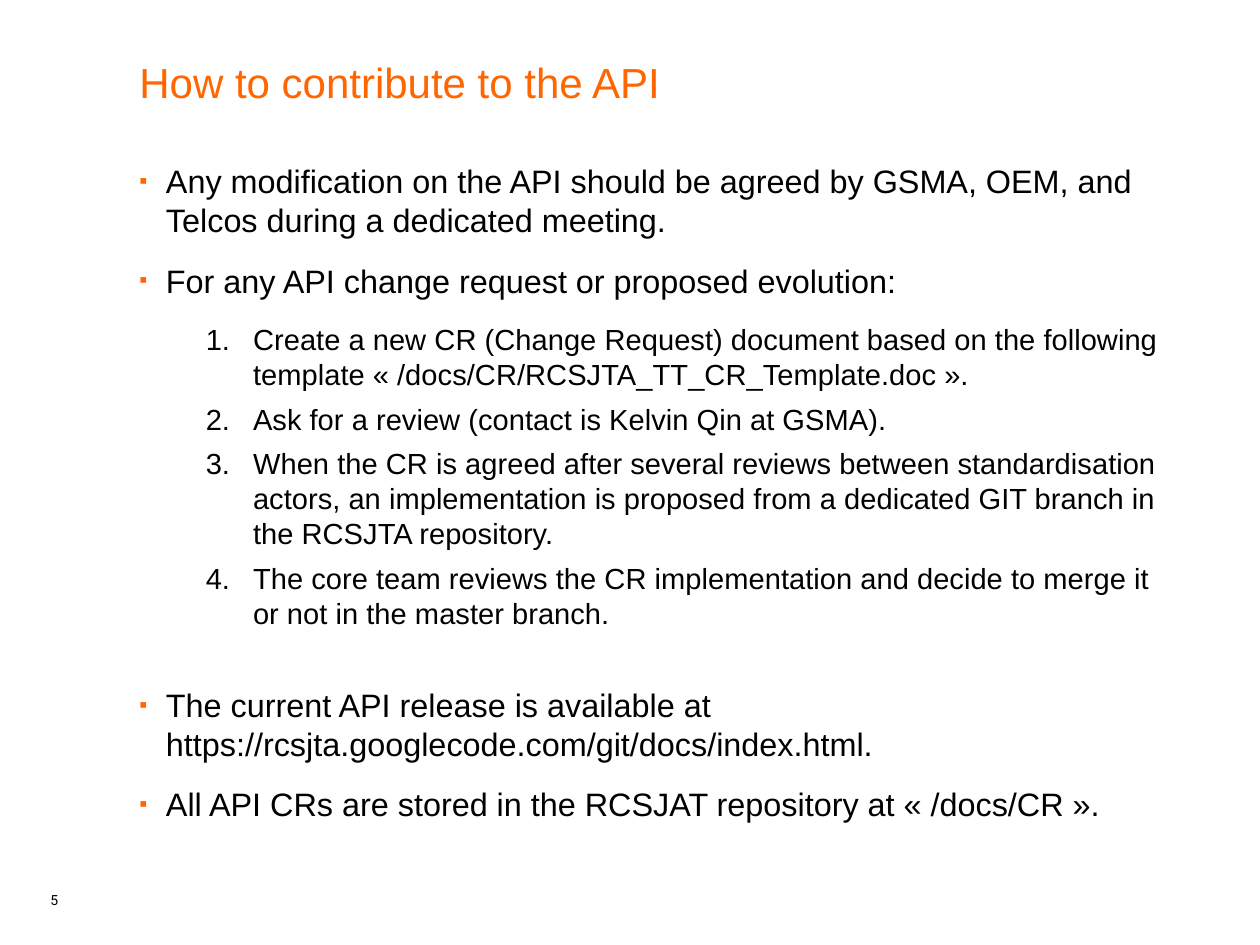
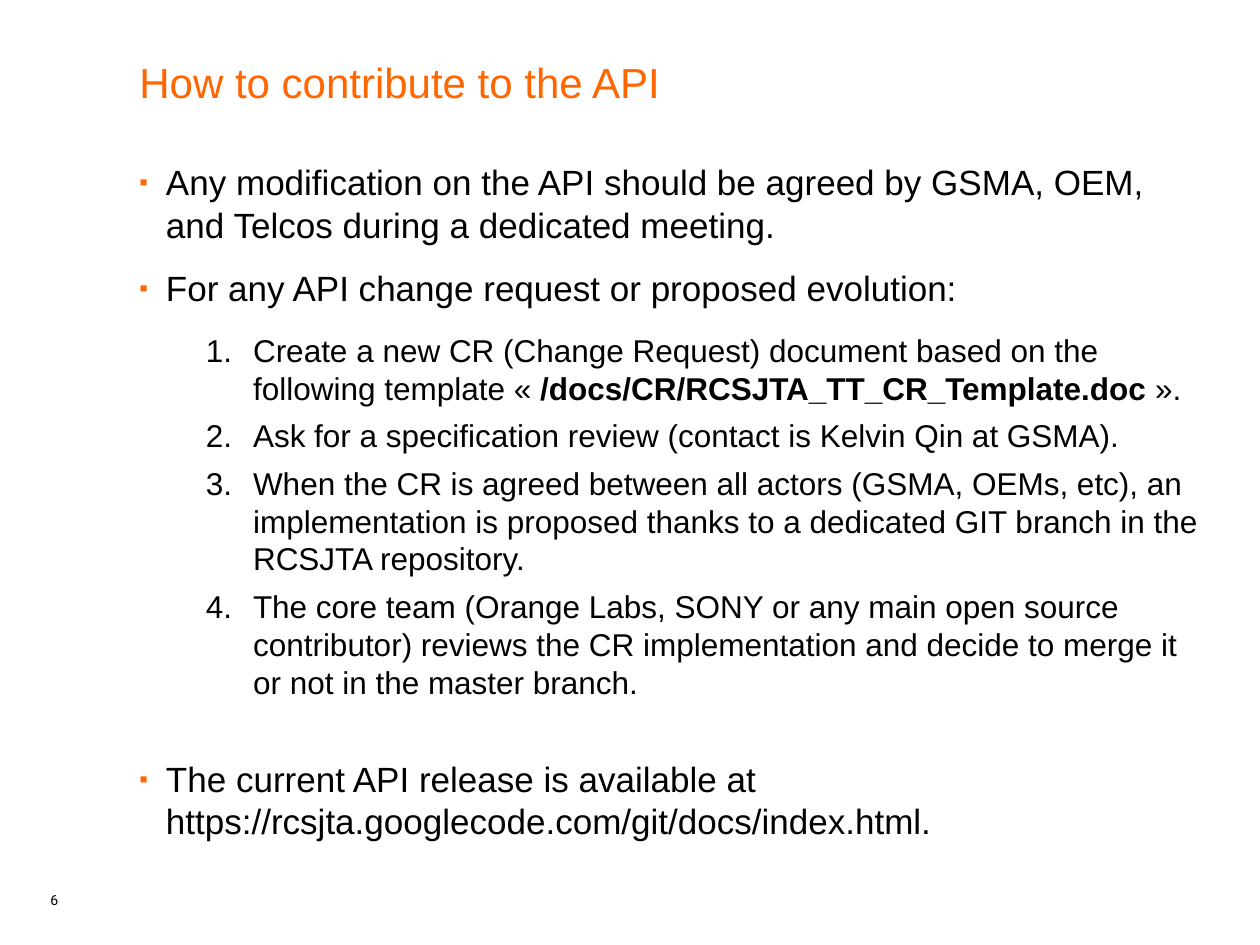
Before and after one commit to android-rcs/rcsjta, a slide deck: slide 6 of docs/RCSJTA_open_source.ppt (slide 5 before the commit). Drawn at 1260x945 pixels with LibreOffice and Linux fonts; fonts in the diff are those of the drawing. Boxes give left, top, right and bottom in pixels: in the first picture for what was removed or moved away, otherwise in the second. Text is boxed around its words. In the diff, an @@ line names an element or a change of style, - is before the commit and + after.

Commit message:
Update docs

```diff
--- a/docs/RCSJTA_open_source.ppt
+++ b/docs/RCSJTA_open_source.ppt
@@ text at bbox=[166, 169, 1146, 841]: size 18.5 to 20 pt in "Any modification on the API should be ...", "For any API change request or proposed ...", "The current API release is available at ..."; size 16.6 to 18 pt in "Create a new CR (Change Request) document ..."; bold on in "/docs/CR/RCSJTA_TT_CR_Template.doc" @@
@@ text at bbox=[253, 424, 1198, 695]: text changed; size 16.6 to 18 pt @@
-  2. Ask for a review (contact is Kelvin Qin at GSMA).
-  3. When the CR is agreed after several reviews between standardisation actors, an implementation is proposed from a dedicated GIT branch in the RCSJTA repository.
-  4. The core team reviews the CR implementation and decide to merge it or not in the master branch.
+  2. Ask for a specification review (contact is Kelvin Qin at GSMA).
+  3. When the CR is agreed between all actors (GSMA, OEMs, etc), an implementation is proposed thanks to a dedicated GIT branch in the RCSJTA repository.
+  4. The core team (Orange Labs, SONY or any main open source contributor) reviews the CR implementation and decide to merge it or not in the master branch.
@@ text at bbox=[166, 792, 1064, 823]: paragraph removed @@
-▪ All API CRs are stored in the RCSJAT repository at « /docs/CR ».
@@ page number at bbox=[50, 895, 58, 905]: text changed @@
-5
+6
```
Also in this commit, not shown: 3 other slides changed, 2 slides added, 1 slide removed, 7 other files.
